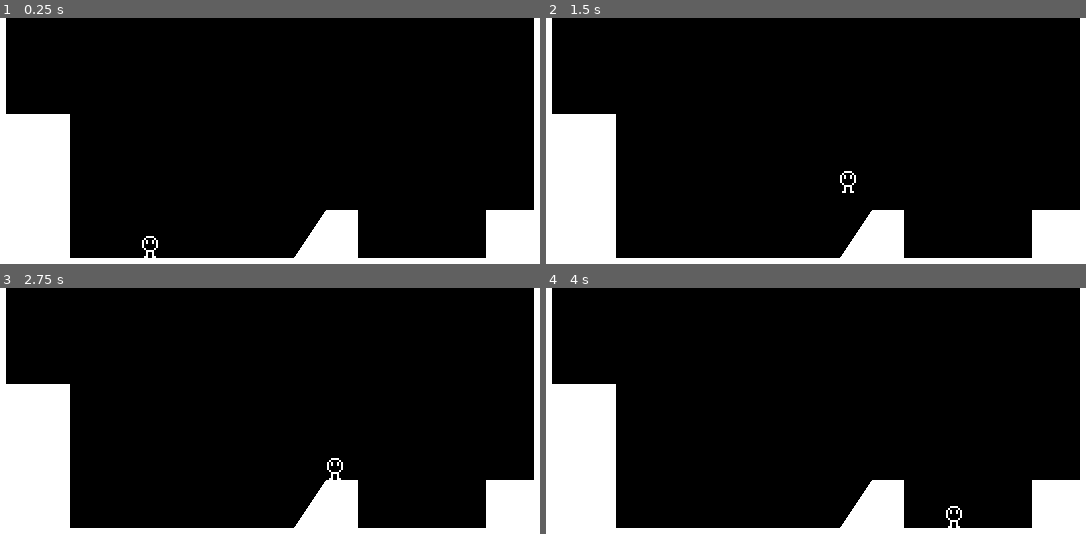
Above: before the commit, frames 1-4 (two rows, left to right).
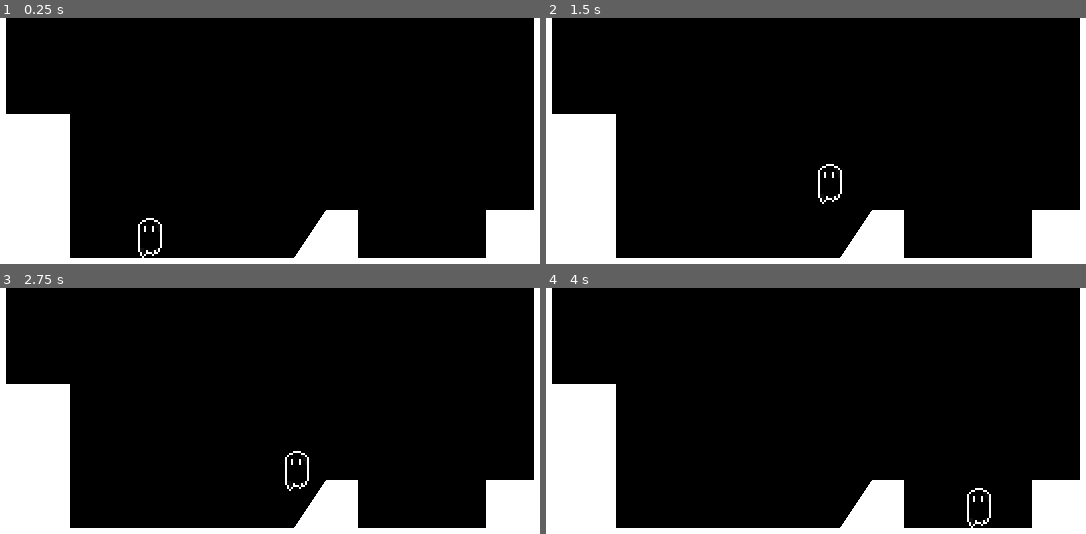
Above: after the commit, the same moments.

Repository: cammcinnes/ghost_platformer
Game: Godot game, scene res://scenes/character/world.tscn
Same seed, same stepped clock (60 frames per second), same inputs: the game is played once before the commit and once after it.
Inputs:
- Up to frame 1 (0.25 s): no input
- Up to frame 2 (1.5 s): tap Enter at 0.5 s; hold D (right) from 0.53 s (still down); tap Space (jump) at 0.6, 0.77, 1.07, 1.35 s
- Up to frame 3 (2.75 s): tap Space (jump) at 1.52, 1.82, 2.1 s; release D (right) at 2.03 s; hold A (left) from 2.03 s (still down)
- Up to frame 4 (4 s): release A (left) at 2.78 s; hold D (right) from 2.78 s (still down); tap Space (jump) at 2.85, 3.02, 3.32, 3.6, 3.77 s

The runs differ from the first frame. In frame 1, 0.2% of the frame differs, in the area x 25-30%, y 81-98%; in frame 2, 0.2%; in frame 3, 0.3%, in the area x 52-64%, y 66-83%; in frame 4, 0.3%.

Commit message:
add ghost concept

Diff:
--- a/scenes/character/player.tscn
+++ b/scenes/character/player.tscn
@@ -1,25 +1,58 @@
-[gd_scene load_steps=6 format=3 uid="uid://bhir0fnccfti5"]
+[gd_scene load_steps=10 format=3 uid="uid://bhir0fnccfti5"]
 
-[ext_resource type="Texture2D" uid="uid://4wbnp3u05hn4" path="res://graphics/player.png" id="1_ce1es"]
 [ext_resource type="Script" path="res://scripts/character/player.gd" id="1_uawmd"]
+[ext_resource type="Texture2D" uid="uid://b0bgrowabod8f" path="res://graphics/player-Sheet.png" id="2_6llnl"]
 
-[sub_resource type="AtlasTexture" id="AtlasTexture_d6f4v"]
-atlas = ExtResource("1_ce1es")
-region = Rect2(0, 0, 16, 16)
+[sub_resource type="AtlasTexture" id="AtlasTexture_gu4un"]
+atlas = ExtResource("2_6llnl")
+region = Rect2(0, 0, 32, 32)
+
+[sub_resource type="AtlasTexture" id="AtlasTexture_35urt"]
+atlas = ExtResource("2_6llnl")
+region = Rect2(32, 0, 32, 32)
+
+[sub_resource type="AtlasTexture" id="AtlasTexture_pqtp7"]
+atlas = ExtResource("2_6llnl")
+region = Rect2(64, 0, 32, 32)
+
+[sub_resource type="AtlasTexture" id="AtlasTexture_atn5g"]
+atlas = ExtResource("2_6llnl")
+region = Rect2(96, 0, 32, 32)
+
+[sub_resource type="AtlasTexture" id="AtlasTexture_lexwh"]
+atlas = ExtResource("2_6llnl")
+region = Rect2(0, 0, 32, 32)
 
 [sub_resource type="SpriteFrames" id="SpriteFrames_scwlm"]
 animations = [{
 "frames": [{
 "duration": 1.0,
-"texture": SubResource("AtlasTexture_d6f4v")
+"texture": SubResource("AtlasTexture_gu4un")
+}, {
+"duration": 1.0,
+"texture": SubResource("AtlasTexture_35urt")
+}, {
+"duration": 1.0,
+"texture": SubResource("AtlasTexture_pqtp7")
+}, {
+"duration": 1.0,
+"texture": SubResource("AtlasTexture_atn5g")
 }],
 "loop": true,
-"name": &"default",
+"name": &"jump",
+"speed": 5.0
+}, {
+"frames": [{
+"duration": 1.0,
+"texture": SubResource("AtlasTexture_lexwh")
+}],
+"loop": true,
+"name": &"walk",
 "speed": 5.0
 }]
 
 [sub_resource type="RectangleShape2D" id="RectangleShape2D_e32do"]
-size = Vector2(4, 2)
+size = Vector2(12, 2)
 
 [node name="player" type="CharacterBody2D"]
 floor_stop_on_slope = false
@@ -27,7 +60,8 @@
 
 [node name="AnimatedSprite2D" type="AnimatedSprite2D" parent="."]
 sprite_frames = SubResource("SpriteFrames_scwlm")
+animation = &"walk"
 
 [node name="CollisionShape2D" type="CollisionShape2D" parent="."]
-position = Vector2(0, 6)
+position = Vector2(0, 10)
 shape = SubResource("RectangleShape2D_e32do")
--- a/scripts/character/player.gd
+++ b/scripts/character/player.gd
@@ -1,32 +1,40 @@
 extends CharacterBody2D
 
 
-const SPEED = 100.0
+const SPEED = 75.0
 const JUMP_VELOCITY = -300.0
 const ACCELERATION = 600
-const FRICTION = 900
+const FRICTION = 1000
 
 # Get the gravity from the project settings to be synced with RigidBody nodes.
 var gravity = ProjectSettings.get_setting("physics/2d/default_gravity")
 
 
 func _physics_process(delta):
-	# Add the gravity.
+	apply_gravity(delta)
+	handle_jump()
+	var input_axis = Input.get_axis("left", "right")
+	handle_acceleration(input_axis, delta)
+	apply_friction(input_axis, delta)
+	move_and_slide()
+
+
+func apply_gravity(delta):
 	if not is_on_floor():
 		velocity.y += gravity * delta
 
-	# Handle jump.
+func handle_jump():
 	if is_on_floor():
 		if Input.is_action_just_pressed("jump"):
 			velocity.y = JUMP_VELOCITY
+	else:
+		if Input.is_action_just_released("jump") and velocity.y < JUMP_VELOCITY / 2:
+			velocity.y = JUMP_VELOCITY / 2
 
-
-	# Get the input direction and handle the movement/deceleration.
-	# As good practice, you should replace UI actions with custom gameplay actions.
-	var direction = Input.get_axis("left", "right")
-	if direction:
-		velocity.x = move_toward(velocity.x, SPEED * direction, ACCELERATION * delta)
-	else:
+func apply_friction(input_axis, delta):
+	if input_axis == 0:
 		velocity.x = move_toward(velocity.x, 0, FRICTION * delta)
 
-	move_and_slide()
+func handle_acceleration(input_axis, delta):
+	if input_axis:
+		velocity.x = move_toward(velocity.x, SPEED * input_axis, ACCELERATION * delta)
Binary file added: graphics/player-Sheet.png
Not shown, added: graphics/player-Sheet.png.import
Binary file changed: graphics/player.aseprite
